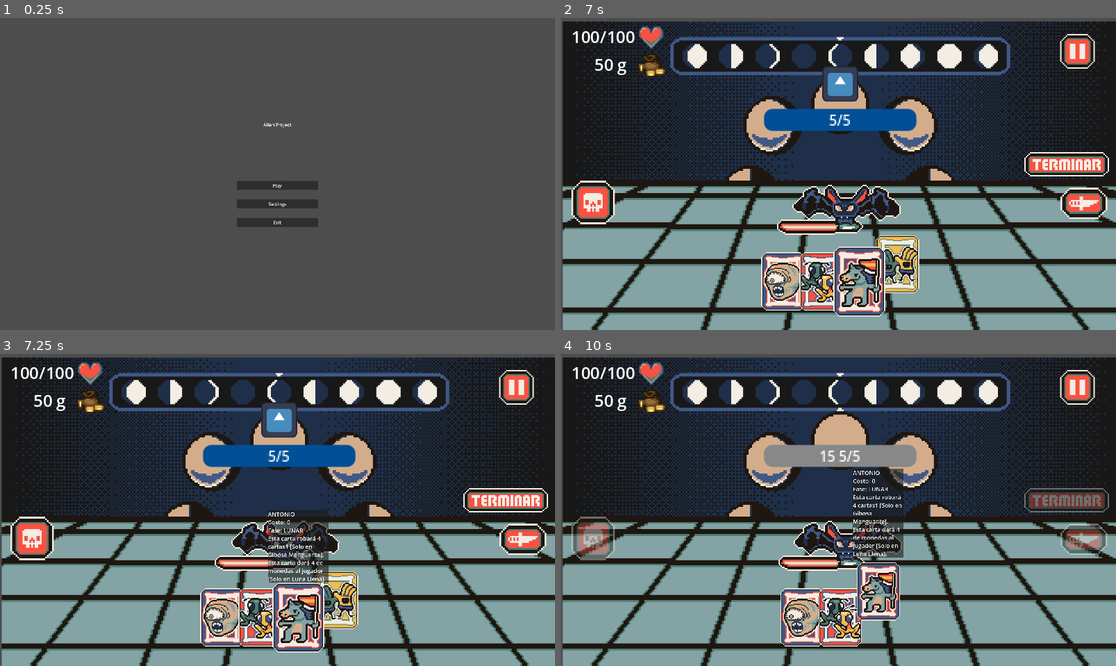
Above: before the commit, frames 1-4 (two rows, left to right).
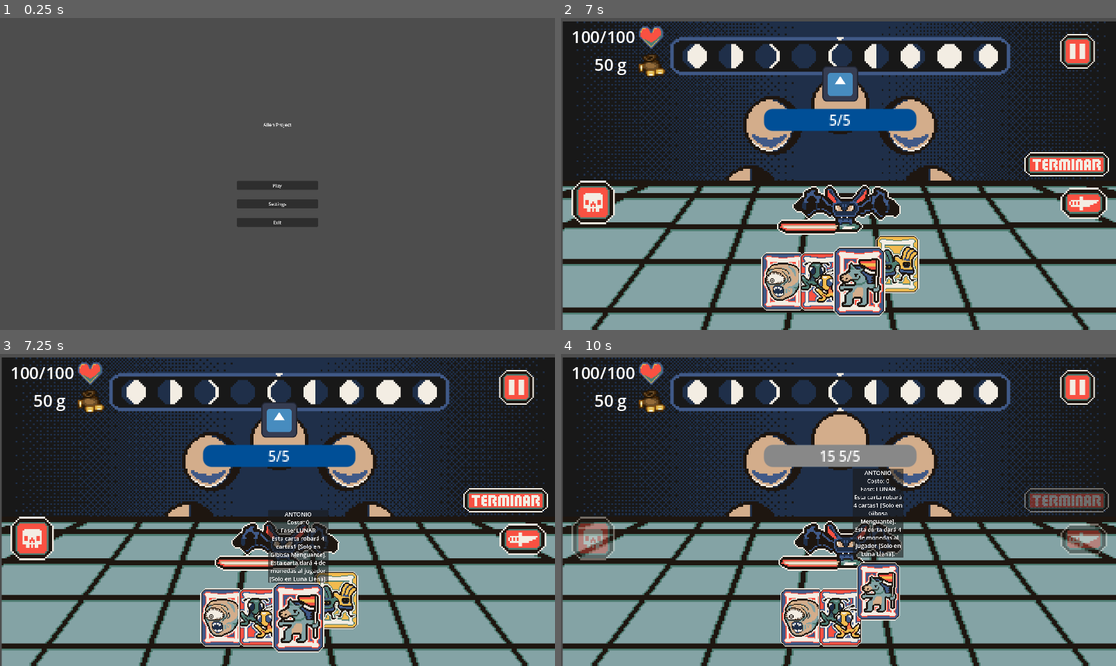
Above: after the commit, the same moments.

Repository: DarkJans19/GameJam_2026
Game: Godot game, scene res://stages/menu/menu.tscn
Same seed, same stepped clock (60 frames per second), same inputs: the game is played once before the commit and once after it. The engine's default icon, where the game draws it, is replaced by a stand-in: a white triangle on a blue panel in a dark square.
Inputs (mouse positions are in pixels of both pictures, inside the frame that each line leads up to):
- Up to frame 1 (0.25 s): no input
- Up to frame 2 (7 s): click "Play" at 0.5 s; click (1077, 49) at 1.25 s; click "Reanudar" at 2 s; tap Enter at 2.75 s; move the mouse to (588, 174) at 2.77 s; tap W (attack) at 2.85, 6.6 s; click (588, 174) at 2.92 s; click (1082, 202) at 3.5 s; click (594, 202) at 4.25 s; click (1066, 164) at 5 s; move the mouse to (838, 189) at 5.77 s; tap A (hurt) at 5.85 s; click (838, 189) at 5.92 s; move the mouse to (860, 280) at 6.52 s; click (860, 280) at 6.67 s
- Up to frame 3 (7.25 s): no input
- Up to frame 4 (10 s): click (1082, 538) at 7.25 s; click (594, 538) at 8 s; click (1066, 500) at 8.75 s; move the mouse to (877, 616) at 9.52 s; tap A (hurt) at 9.6 s; click (877, 616) at 9.67 s

Frames 1-2 are identical in both runs. In frame 3, 0.7% of the frame differs, in the area x 48-59%, y 50-74%; in frame 4, 0.7%.

Commit message:
Agregue algunos efectos de sonido

Diff:
--- a/default_bus_layout.tres
+++ b/default_bus_layout.tres
@@ -7,3 +7,9 @@
 bus/1/bypass_fx = false
 bus/1/volume_db = 0.0
 bus/1/send = &"Master"
+bus/2/name = &"SFX"
+bus/2/solo = false
+bus/2/mute = false
+bus/2/bypass_fx = false
+bus/2/volume_db = 0.0
+bus/2/send = &"Master"
--- a/stages/combat/combat.tscn
+++ b/stages/combat/combat.tscn
@@ -128,6 +128,7 @@
 mouse_filter = 2
 fit_content = true
 scroll_active = false
+horizontal_alignment = 1
 
 [node name="Health" parent="." unique_id=519478812 instance=ExtResource("13_yl2py")]
 anchors_preset = 10
Not shown, added: assets/Audios/click_effect.mp3.import
Not shown, added: assets/Audios/click_effect.mp3
